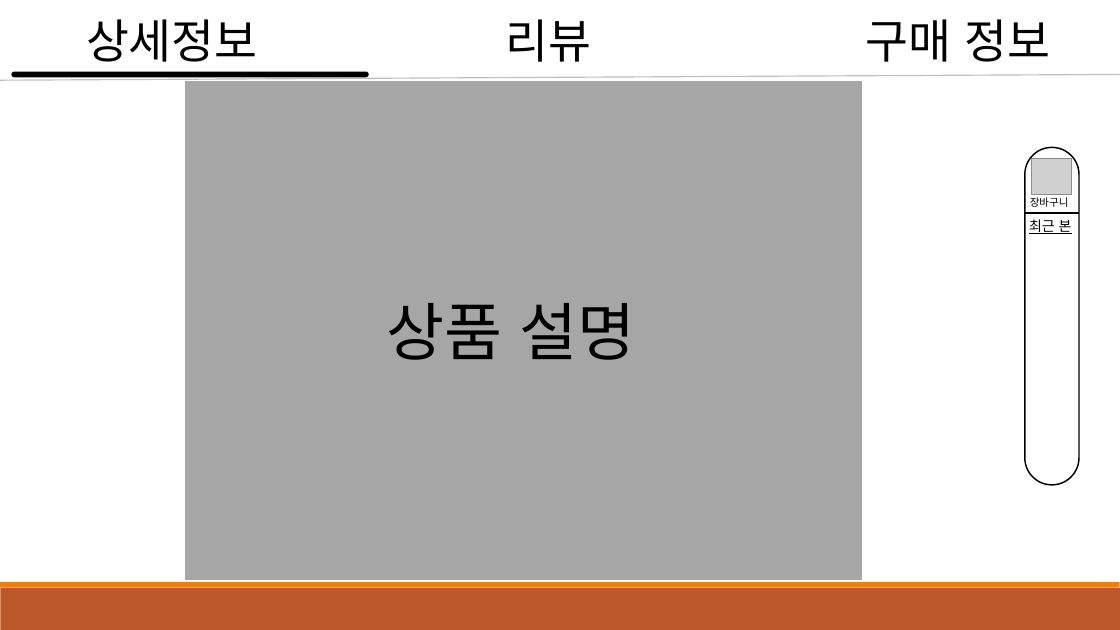
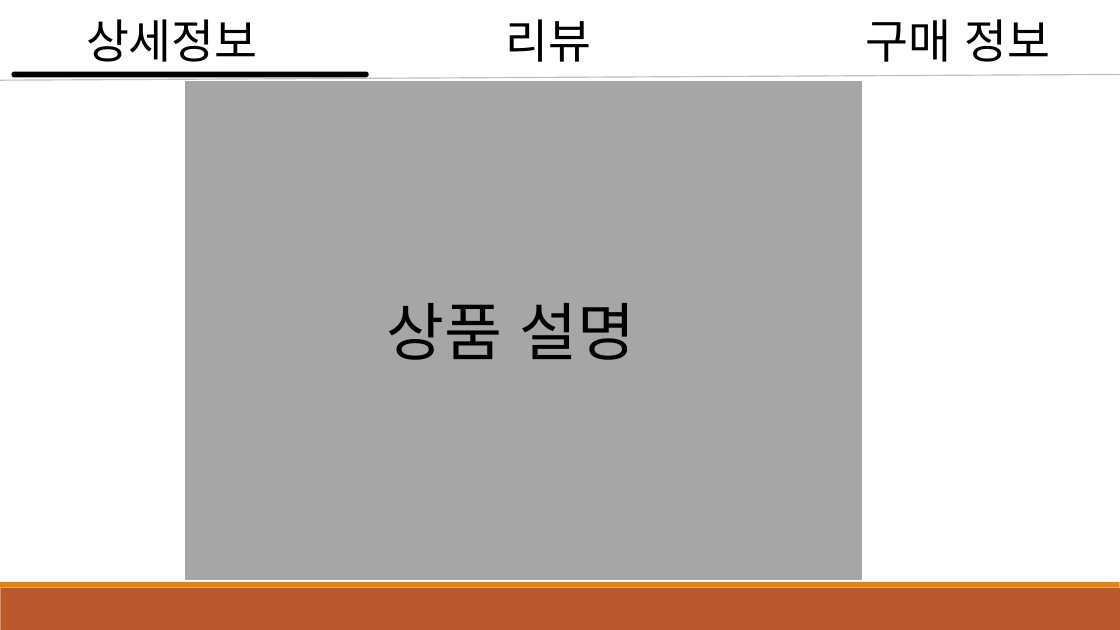
Before and after one commit to hosa762/mealkitmall, a slide deck: slide 9 of newhomework/scr.pptx (slide 11 before the commit). Drawn at 1120x630 pixels with LibreOffice and Linux fonts; fonts in the diff are those of the drawing; grey boxes stand for pictures. Boxes give left, top, right and bottom in pixels: in the first picture for what was removed or moved away, otherwise in the second. Text is boxed around its words. In the diff, an @@ line names an element or a change of style, - is before the commit and + after.

```diff
--- a/newhomework/scr.pptx
+++ b/newhomework/scr.pptx
@@ group removed at bbox=[1025, 147, 1080, 485]: 2 texts, 1 rounded rectangle, 1 picture, 1 line @@
-장바구니
-최근 본
```
Also in this commit, not shown: 1 other slide changed, 2 slides removed.
